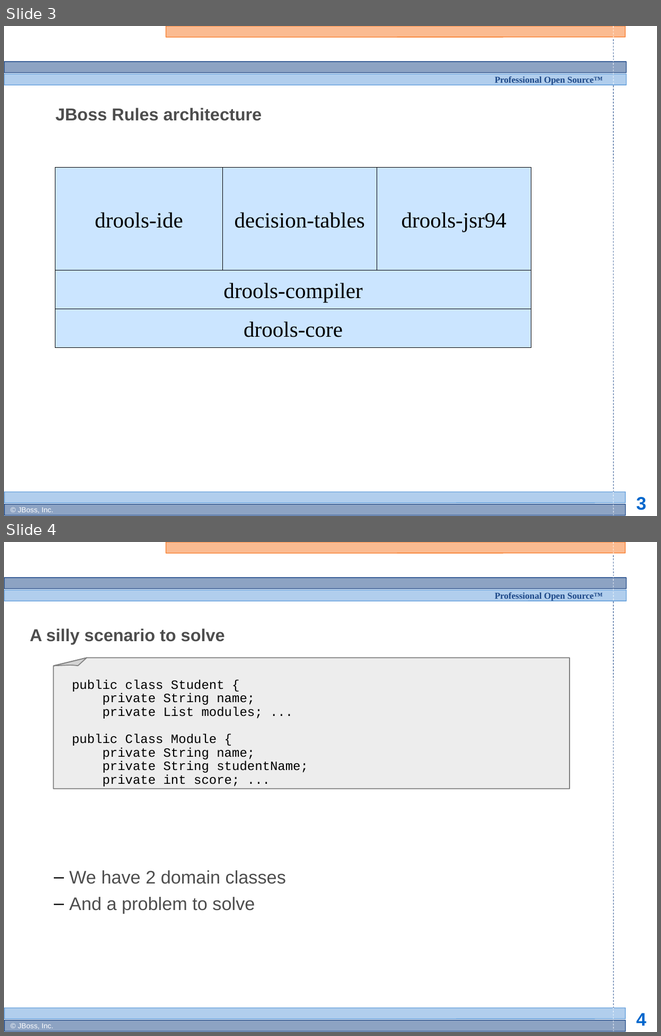
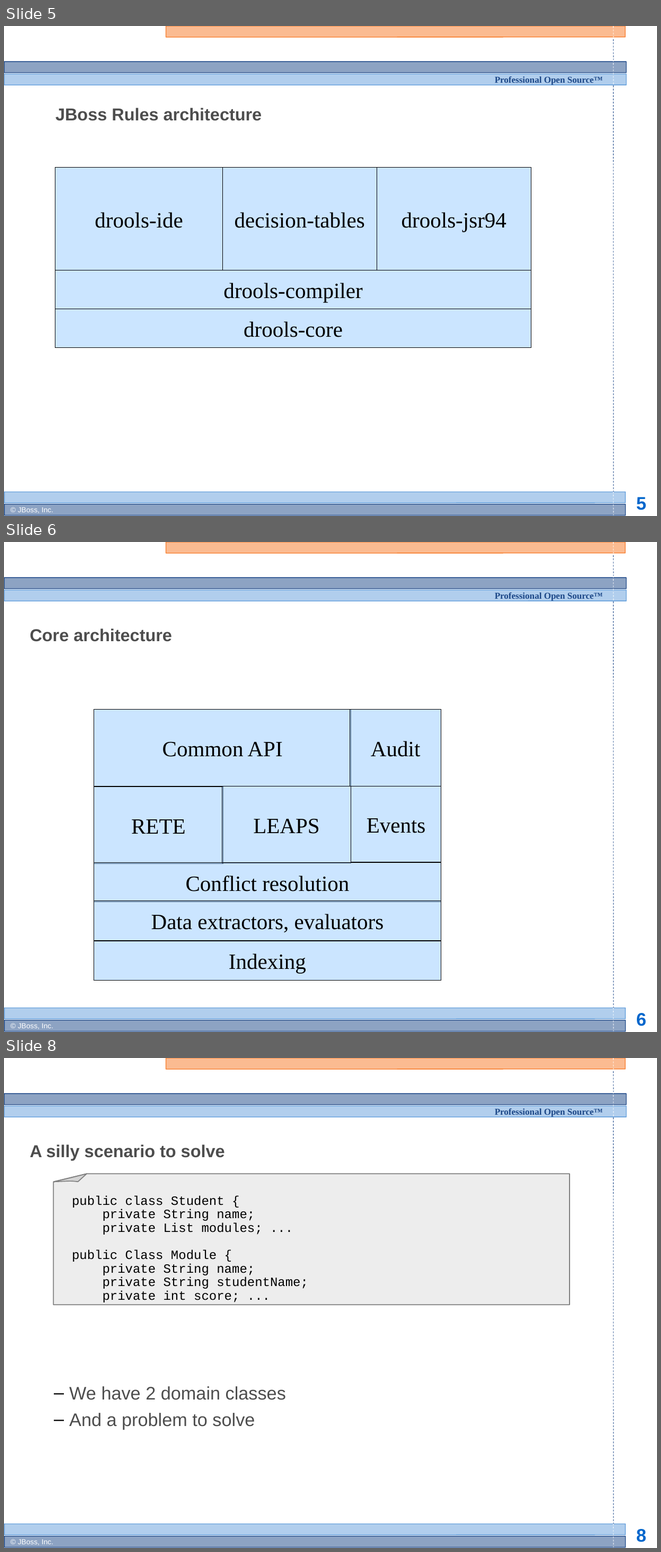
Before and after one commit to bobmcwhirter/drools, a slide deck: documentation/training/developers-course/Module 2 - JBoss Rules Intro.odp. Shown one above the other, each under a label of ours: slides 3 and 4 before the commit, slides 5, 6 and 8 after it; the slides between them are not shown. The pictures are 661x1036 and 661x1552 pixels, drawn with LibreOffice and Linux fonts; fonts in the diff are those of the drawing; background and template pictures are left out. Boxes give left, top, right and bottom in pixels: in the first picture for what was removed or moved away, otherwise in the second. Text is boxed around its words. In the diff, an @@ line names an element or a change of style, - is before the commit and + after.

```diff
--- a/documentation/training/developers-course/Module 2 - JBoss Rules Intro.odp
+++ b/documentation/training/developers-course/Module 2 - JBoss Rules Intro.odp
@@ slide 6 added at (x1=4, y1=542, x2=657, y2=1032), background #FFFFFF; not listed: 13 template elements that a slide beside it also shows @@
@@ title added at (x1=30, y1=628, x2=172, y2=642), 19 pt, text #4D4D4D, bold @@
+Core architecture
@@ rectangle added at (x1=94, y1=709, x2=351, y2=786), fill #99CCFF at 50% opacity, outline #000000 0 pt, 24 pt, text #000000 @@
+Common API
@@ rectangle added at (x1=350, y1=709, x2=441, y2=786), fill #99CCFF at 50% opacity, outline #000000 0 pt, 24 pt, text #000000 @@
+Audit
@@ rectangle added at (x1=94, y1=787, x2=223, y2=863), fill #99CCFF at 50% opacity, outline #000000 0 pt, 24 pt, text #000000 @@
+RETE
@@ rectangle added at (x1=222, y1=786, x2=351, y2=863), fill #99CCFF at 50% opacity, outline #000000 0 pt, 24 pt, text #000000 @@
+LEAPS
@@ rectangle added at (x1=351, y1=786, x2=441, y2=862), fill #99CCFF at 50% opacity, outline #000000 0 pt, 24 pt, text #000000 @@
+Events
@@ rectangle added at (x1=94, y1=863, x2=441, y2=902), fill #99CCFF at 50% opacity, outline #000000 0 pt, 24 pt, text #000000 @@
+Conflict resolution
@@ rectangle added at (x1=94, y1=900, x2=441, y2=940), fill #99CCFF at 50% opacity, outline #000000 0 pt, 24 pt, text #000000 @@
+Data extractors, evaluators
@@ rectangle added at (x1=94, y1=941, x2=441, y2=980), fill #99CCFF at 50% opacity, outline #000000 0 pt, 24 pt, text #000000 @@
+Indexing
@@ what was slide 3 is now slide 5 @@
@@ page number at (x1=636, y1=497, x2=646, y2=510): text changed @@
-3
+5
@@ what was slide 4 is now slide 8 @@
@@ page number at (x1=636, y1=1529, x2=646, y2=1542): text changed @@
-4
+8
```
Also in this commit, not shown: 12 other slides added, 1 other file.
